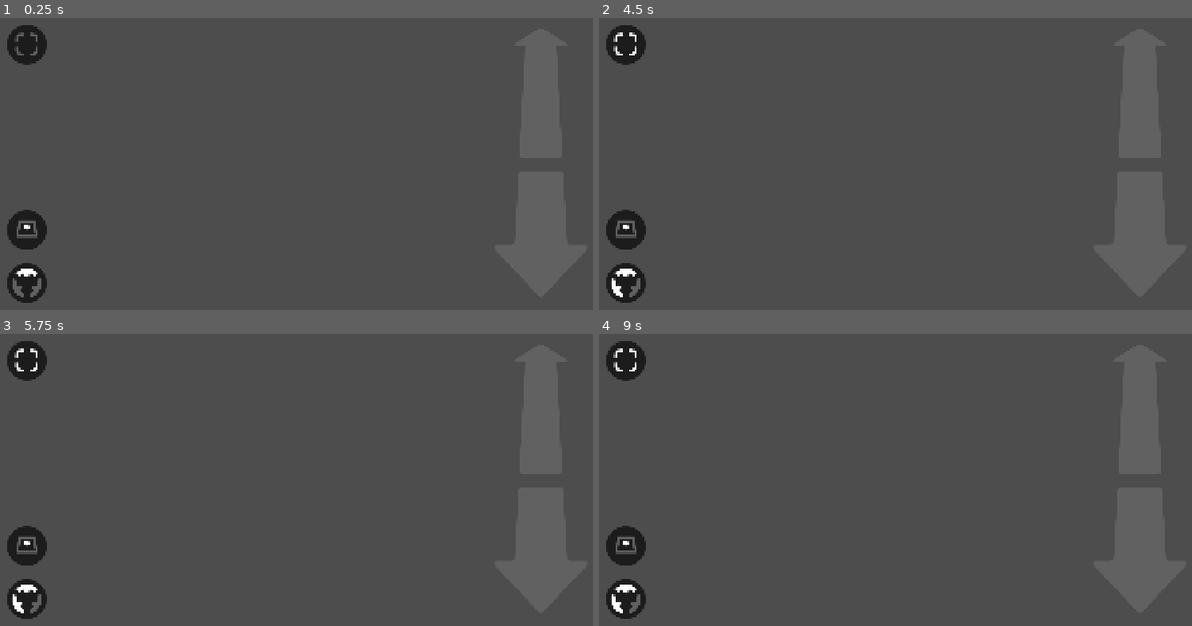
Above: before the commit, frames 1-4 (two rows, left to right).
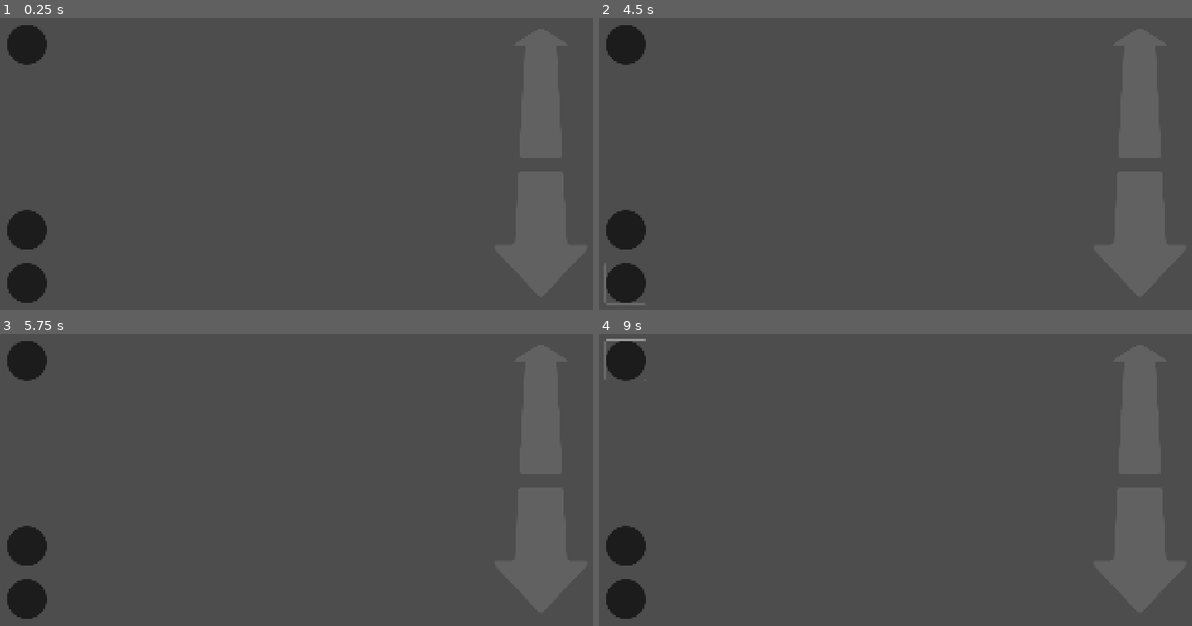
Above: after the commit, the same moments.

Repository: CantanTam/blecaco_phone
Game: Godot game, scene res://scenes/modes/car_mode.tscn
Two runs of this game, one before a commit and one after it. Both use one fixed random seed, a clock stepped at 60 frames per second and the inputs below. This scene is started directly instead of the project's main scene.
Inputs (mouse positions are in pixels of both pictures, inside the frame that each line leads up to):
- Up to frame 1 (0.25 s): no input
- Up to frame 2 (4.5 s): click (628, 44) at 0.5 s; click (628, 283) at 1.25 s; click (628, 231) at 2 s; tap Enter at 2.75, 2.85, 4.25 s; move the mouse to (1049, 120) at 2.77 s; hold Up 2.78-3.5 s; click (1049, 120) at 2.92 s; tap Space at 3.02, 3.5 s; drag from (782, 155) to (877, 207) at 3.52 s; move the mouse to (972, 58) at 4.27 s; hold Up from 4.28 s (still down); tap Tab at 4.35 s
- Up to frame 3 (5.75 s): release Up at 5 s; tap Space at 5 s; drag from (278, 523) to (118, 398) at 5.02 s
- Up to frame 4 (9 s): tap Enter at 5.75, 7.35 s; move the mouse to (1103, 506) at 5.77 s; hold Down 5.78-6.5 s; tap Keypad Enter at 5.85 s; tap Space at 6.02, 6.5 s; drag from (717, 398) to (818, 363) at 6.52 s; move the mouse to (942, 453) at 7.27 s; hold Down 7.28-8 s; click (942, 453) at 7.42 s; drag from (818, 363) to (782, 471) at 8.02 s; move the mouse to (1049, 436) at 8.77 s; hold Up from 8.78 s (still down); tap Tab at 8.85 s

The runs differ from the first frame. In frame 1, 0.4% of the frame differs, in the area x 2-7%, y 4-96%; in frame 2, 0.5%; in frame 3, 0.4%; in frame 4, 0.5%, in the area x 0-8%, y 1-96%.
Error after the commit: Parse Error: Too few arguments for "_on_set_ground_button_down()" call. Expected at least 1 but received 0. (res://scripts/modes/car_mode.gd:786)

Commit message:
car_mode: SetGround 长按进入拖动→拖满300px弹回并切换HAS_GROUND→按状态闪绿/红渐隐

Diff:
--- a/scripts/modes/car_mode.gd
+++ b/scripts/modes/car_mode.gd
@@ -95,8 +95,35 @@
 const ICON_HAS_GROUND: String = "res://resources/HasCarGround.svg"
 const SET_GROUND_HOLD_SEC: float = 2.0
 
+# ── SetGround 拖动切换 ──────────────────────────────────
+## 长按成功后进入拖动状态，拖满这个距离才切换（防误触 ✓）
+const SET_GROUND_DRAG_DIST: float = 300.0
+## 弹回原位的时长
+const SET_GROUND_SNAP_SEC: float = 0.15
+## 颜色反馈：透明 → 彩色（0.12s）→ 保持（0.10s）→ 透明（0.22s）→ 直接回常态
+const SET_GROUND_FLASH_IN: float = 0.12
+const SET_GROUND_FLASH_HOLD: float = 0.10
+const SET_GROUND_FLASH_OUT: float = 0.22
+## HAS_GROUND = true 时闪绿色
+const COLOR_HAS_GROUND := Color("00d455ff")
+## HAS_GROUND = false 时闪红色
+const COLOR_NO_GROUND := Color("ff5555ff")
+## 常态背景色
+const COLOR_SET_GROUND_NORMAL := Color("000000a0")
+
 # 是否启用地面追踪（默认关闭）
 var HAS_GROUND: bool = false
+
+## 是否处于拖动状态（长按满 2 秒后进入）
+var _sg_dragging: bool = false
+## 按下点相对按钮左上角的偏移（保证拖动不跳位）
+var _sg_grab_offset: Vector2 = Vector2.ZERO
+## 按钮的固定位置（拖动前记录）
+var _sg_rest_position: Vector2 = Vector2.ZERO
+## 按钮专属的 StyleBoxFlat（必须 duplicate，否则会影响共用同一 SubResource 的其他按钮 ✗）
+var _sg_style: StyleBoxFlat = null
+## 颜色反馈用的 Tween
+var _sg_flash_tween: Tween = null
 
 var _icon_no_ground: Texture2D = null
 var _icon_has_ground: Texture2D = null
@@ -265,6 +292,89 @@
 	print("[CarMode] 发送地面命令 enabled=", enabled, " 成功=", sent)
 
 
+## 拖动中：按钮跟随手指
+func _move_set_ground_to(global_pos: Vector2) -> void:
+	if not _sg_dragging:
+		return
+
+	set_ground_button.global_position = global_pos - _sg_grab_offset
+
+	# 拖满距离 → 触发切换 ✓
+	var moved: float = (
+		set_ground_button.global_position - _sg_rest_position
+	).length()
+
+	if moved >= SET_GROUND_DRAG_DIST:
+		_trigger_drag_toggle()
+
+
+## 拖满 300px：弹回原位 + 切换状态 + 闪烁
+func _trigger_drag_toggle() -> void:
+	_sg_dragging = false
+
+	print("[CarMode] SetGround 拖动完成 → 切换状态")
+
+	# HAS_GROUND 先取反（Blender 会再回传确认，最终以回传为准 ✓）
+	if HAS_GROUND:
+		_send_ground_command(false)
+	else:
+		_send_ground_command(true)
+
+	_snap_back()      # 弹回后会通过 tween_callback 触发闪烁 ✓
+
+
+## 拖动取消（没拖够就松手）：弹回，不切换
+func _cancel_drag() -> void:
+	_sg_dragging = false
+	print("[CarMode] SetGround 拖动取消（未满 300px）")
+	_snap_back()
+
+
+## 弹回固定位置（0.15s 补间）
+func _snap_back() -> void:
+	if _sg_flash_tween != null and _sg_flash_tween.is_valid():
+		_sg_flash_tween.kill()
+
+	_sg_flash_tween = create_tween()
+	_sg_flash_tween.tween_property(
+		set_ground_button, "global_position", _sg_rest_position, SET_GROUND_SNAP_SEC
+	).set_trans(Tween.TRANS_BACK).set_ease(Tween.EASE_OUT)
+	_sg_flash_tween.tween_callback(_play_color_flash)
+
+
+## 颜色反馈：
+##   完全透明 → 彩色（0.12s）→ 保持（0.10s）→ 完全透明（0.22s）→ 直接回常态色
+func _play_color_flash() -> void:
+	if _sg_style == null:
+		return
+
+	if _sg_flash_tween != null and _sg_flash_tween.is_valid():
+		_sg_flash_tween.kill()
+
+	var flash_color: Color = (
+		COLOR_HAS_GROUND if HAS_GROUND else COLOR_NO_GROUND
+	)
+
+	var transparent: Color = flash_color
+	transparent.a = 0.0
+
+	_sg_flash_tween = create_tween()
+	# ① 透明 → 彩色
+	_sg_flash_tween.tween_property(
+		_sg_style, "bg_color", flash_color, SET_GROUND_FLASH_IN
+	)
+	# ② 保持
+	_sg_flash_tween.tween_interval(SET_GROUND_FLASH_HOLD)
+	# ③ 彩色 → 透明
+	_sg_flash_tween.tween_property(
+		_sg_style, "bg_color", transparent, SET_GROUND_FLASH_OUT
+	)
+	# ④ 直接回常态色
+	_sg_flash_tween.tween_callback(
+		func() -> void: _sg_style.bg_color = COLOR_SET_GROUND_NORMAL
+	)
+
+
 ## 按 HAS_GROUND 更新图标
 func _update_set_ground_icon() -> void:
 	if set_ground_button == null:
@@ -290,16 +400,19 @@
 		print("[CarMode] SetGround 按钮始终显示")
 
 
-func _on_set_ground_button_down() -> void:
-	print("[CarMode][DBG] SetGround button_down")
+func _on_set_ground_button_down(grab_pos: Vector2) -> void:
 	_set_ground_holding = true
 	_set_ground_hold_time = 0.0
+	_sg_grab_offset = grab_pos - set_ground_button.global_position
 
 
 func _on_set_ground_button_up() -> void:
-	print("[CarMode][DBG] SetGround button_up  按住时长=%.2fs" % _set_ground_hold_time)
 	_set_ground_holding = false
 	_set_ground_hold_time = 0.0
+
+	# 拖动中被松开（没拖够 300px）→ 弹回，不切换 ✓
+	if _sg_dragging:
+		_cancel_drag()
 
 
 ## 长按计时：达到 SET_GROUND_HOLD_SEC 就切换 HAS_GROUND
@@ -315,12 +428,12 @@
 	_set_ground_holding = false
 	_set_ground_hold_time = 0.0
 
-	# 已开启 → 直接关闭；未开启 → 请 Blender 打射线判定
-	# （射线打不到物体时 Blender 会回 has_ground = false，此时用水平面当地面）
-	if HAS_GROUND:
-		_send_ground_command(false)
-	else:
-		_send_ground_command(true)
+	# 长按成功 → 进入【拖动状态】✓
+	#   拖满 SET_GROUND_DRAG_DIST 才真正切换（双重防误触 ✓）
+	_sg_dragging = true
+	_sg_rest_position = set_ground_button.global_position
+
+	print("[CarMode] SetGround 进入拖动状态（拖满 300px 切换）")
 
 
 func _ready() -> void:
@@ -374,6 +487,17 @@
 		set_ground_button.expand_icon = true
 		# ⚠️ 不用 button_down/button_up 信号：真机上不可靠 ✗
 		#    改用 _input() 手动矩形命中检测（和 drone_mode 的 Roll 按钮同一套做法）
+
+	# SetGround：复制一份专属样式（SubResource 是共用的 ✗ 直接改会影响别的按钮 ✗）
+	if set_ground_button != null:
+		var base_style: StyleBox = set_ground_button.get_theme_stylebox("normal")
+
+		if base_style is StyleBoxFlat:
+			_sg_style = (base_style as StyleBoxFlat).duplicate()
+			set_ground_button.add_theme_stylebox_override("normal", _sg_style)
+			_sg_style.bg_color = COLOR_SET_GROUND_NORMAL
+
+		_sg_rest_position = set_ground_button.global_position
 
 	_update_set_ground_icon()
 	_update_set_ground_visibility()
@@ -619,14 +743,19 @@
 	if event is InputEventScreenTouch:
 		# SetGround：按下开始计时，抬起结束（手动命中检测，真机可靠 ✓）
 		if event.pressed and _is_set_ground_hit(event.position):
-			print("[CarMode][DBG] SetGround 触摸按下 pos=", event.position)
-			_on_set_ground_button_down()
+			_on_set_ground_button_down(event.position)
 			# ⚠️ 不调用 set_input_as_handled()，与其他按钮保持一致
 			return
 
-		if not event.pressed and _set_ground_holding:
+		if not event.pressed and (_set_ground_holding or _sg_dragging):
 			_on_set_ground_button_up()
 			return
+
+	# 拖动中：手指移动 → 按钮跟随
+	if event is InputEventScreenDrag:
+		if _sg_dragging:
+			_move_set_ground_to((event as InputEventScreenDrag).position)
+		return
 
 		if event.pressed and _is_zoom_fit_hit(event.position):
 			_toggle_zoom_fit()
